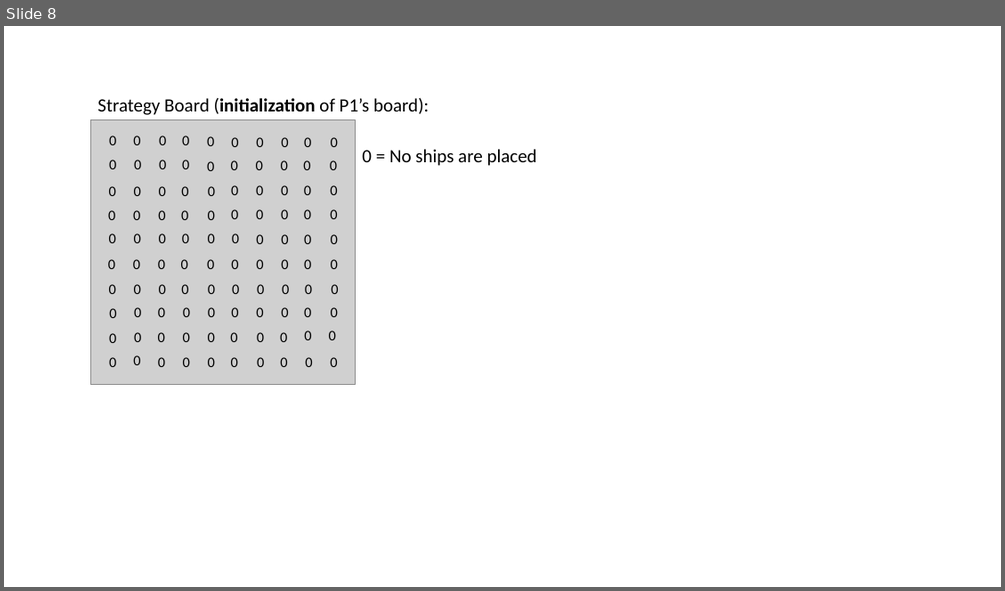
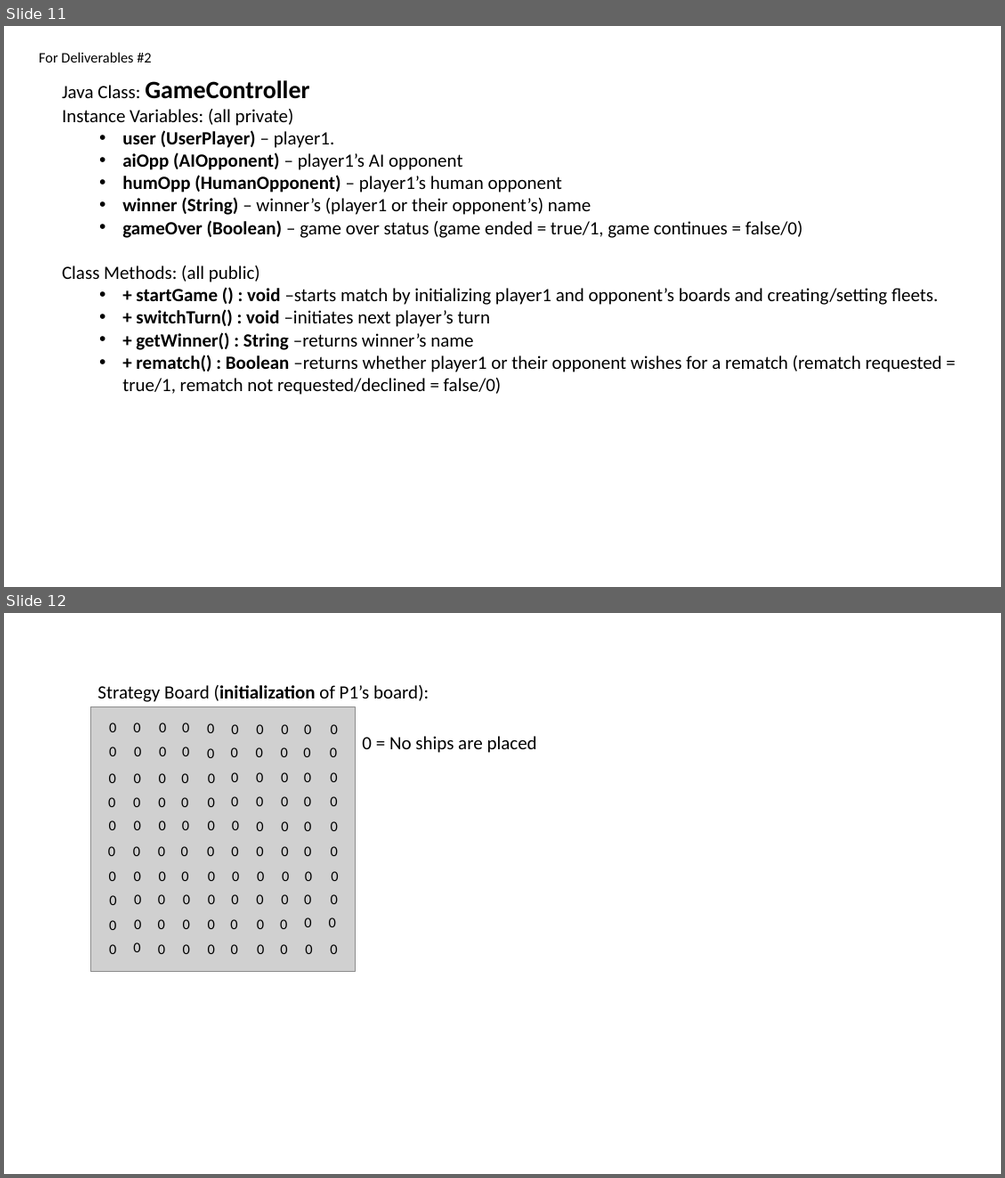
Before and after one commit to RedPanda8765/BattleshipFinal, a slide deck: personal notes (remove after build complete)/UML_Class Diagram.pptx. Shown one above the other, each under a label of ours: slide 8 before the commit, slides 11 and 12 after it. The pictures are 1005x591 and 1005x1178 pixels, drawn with LibreOffice and Linux fonts; fonts in the diff are those of the drawing; grey boxes stand for pictures. Boxes give left, top, right and bottom in pixels: in the first picture for what was removed or moved away, otherwise in the second. Text is boxed around its words. In the diff, an @@ line names an element or a change of style, - is before the commit and + after.

```diff
--- a/personal notes (remove after build complete)/UML_Class Diagram.pptx
+++ b/personal notes (remove after build complete)/UML_Class Diagram.pptx
@@ slide 11 added at box(4, 26, 1001, 587), background #FFFFFF @@
@@ text added at box(39, 52, 151, 62), 14 pt, text #000000 @@
+For Deliverables #2
@@ text added at box(62, 80, 942, 394), 18 pt, text #000000 @@
+Java Class: GameController
+Instance Variables: (all private)
+  • user (UserPlayer) – player1.
+  • aiOpp (AIOpponent) – player1’s AI opponent
+  • humOpp (HumanOpponent) – player1’s human opponent
+  • winner (String) – winner’s (player1 or their opponent’s) name
+  • gameOver (Boolean) – game over status (game ended = true/1, game continues = false/0)
+Class Methods: (all public)
+  • + startGame () : void –starts match by initializing player1 and opponent’s boards and creating/setting fleets.
+  • + switchTurn() : void –initiates next player’s turn
+  • + getWinner() : String –returns winner’s name
+  • + rematch() : Boolean –returns whether player1 or their opponent wishes for a rematch (rematch requested = true/1, rematch not requested/declined = false/0)
@@ what was slide 8 is now slide 12 @@
```
Also in this commit, not shown: 7 slides changed, 11 other slides added, 2 slides removed, 10 other files.
